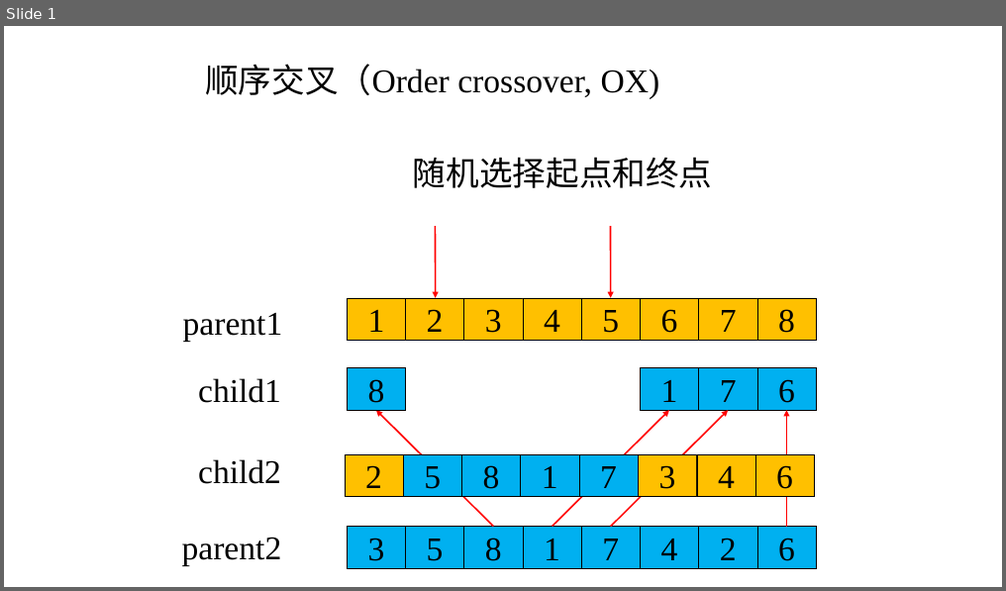
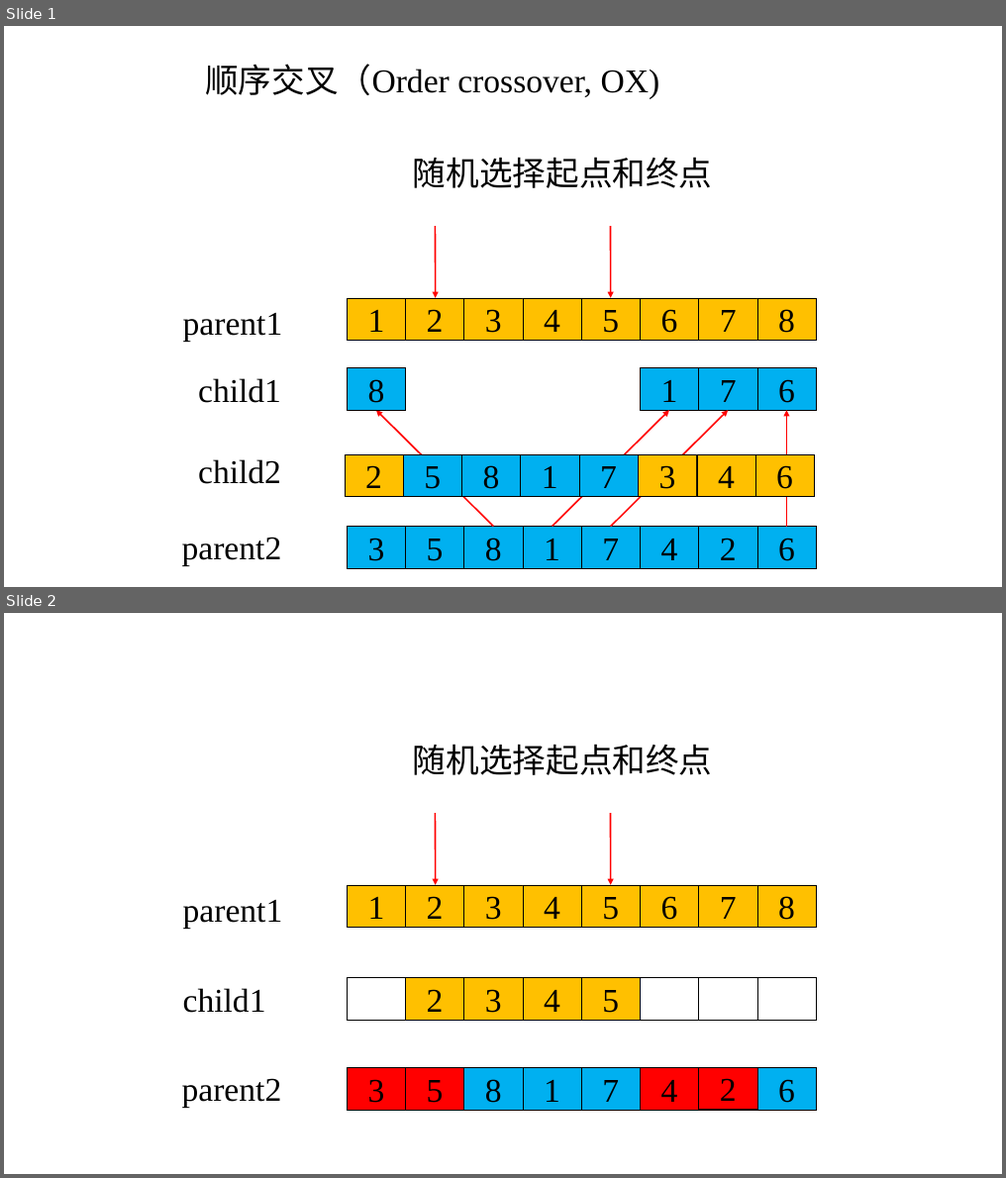
Before and after one commit to hanbaoan123/intelligent_optimization, a slide deck: 进化算法/交叉/顺序交叉.pptx. Shown one above the other, each under a label of ours: slide 1 before the commit, slides 1 and 2 after it. The pictures are 1006x591 and 1006x1178 pixels, drawn with LibreOffice and Linux fonts; fonts in the diff are those of the drawing. Boxes give left, top, right and bottom in pixels: in the first picture for what was removed or moved away, otherwise in the second. Text is boxed around its words. In the diff, an @@ line names an element or a change of style, - is before the commit and + after.

```diff
--- a/进化算法/交叉/顺序交叉.pptx
+++ b/进化算法/交叉/顺序交叉.pptx
@@ slide 2 added at box(4, 613, 1002, 1174), background #CCE8CF @@
@@ text added at box(413, 744, 712, 775), 32 pt, text #000000 @@
+随机选择起点和终点
@@ arrow added from (436, 813) to (436, 885), #FF0000 1.5 pt @@
@@ arrow added from (611, 813) to (611, 885), #FF0000 1.5 pt @@
@@ text added at box(183, 900, 283, 928), 32 pt, text #000000 @@
+parent1
@@ rectangle added at box(347, 885, 405, 928), fill #FFC000, outline #000000 0.5 pt, 32 pt, text #000000 @@
+1
@@ rectangle added at box(405, 885, 463, 928), fill #FFC000, outline #000000 0.5 pt, 32 pt, text #000000 @@
+2
@@ rectangle added at box(464, 885, 523, 928), fill #FFC000, outline #000000 0.5 pt, 32 pt, text #000000 @@
+3
@@ rectangle added at box(523, 885, 581, 928), fill #FFC000, outline #000000 0.5 pt, 32 pt, text #000000 @@
+4
@@ rectangle added at box(581, 885, 640, 928), fill #FFC000, outline #000000 0.5 pt, 32 pt, text #000000 @@
+5
@@ rectangle added at box(641, 885, 699, 928), fill #FFC000, outline #000000 0.5 pt, 32 pt, text #000000 @@
+6
@@ rectangle added at box(699, 885, 757, 928), fill #FFC000, outline #000000 0.5 pt, 32 pt, text #000000 @@
+7
@@ rectangle added at box(757, 885, 816, 928), fill #FFC000, outline #000000 0.5 pt, 32 pt, text #000000 @@
+8
@@ text added at box(183, 988, 266, 1013), 32 pt, text #000000 @@
+child1
@@ rectangle added at box(347, 978, 405, 1020), outline #000000 0.5 pt @@
@@ rectangle added at box(405, 978, 463, 1020), fill #FFC000, outline #000000 0.5 pt, 32 pt, text #000000 @@
+2
@@ rectangle added at box(464, 978, 523, 1020), fill #FFC000, outline #000000 0.5 pt, 32 pt, text #000000 @@
+3
@@ rectangle added at box(523, 978, 581, 1020), fill #FFC000, outline #000000 0.5 pt, 32 pt, text #000000 @@
+4
@@ rectangle added at box(581, 978, 640, 1020), fill #FFC000, outline #000000 0.5 pt, 32 pt, text #000000 @@
+5
@@ rectangle added at box(641, 978, 699, 1020), outline #000000 0.5 pt @@
@@ rectangle added at box(699, 978, 757, 1020), outline #000000 0.5 pt @@
@@ rectangle added at box(757, 978, 816, 1020), outline #000000 0.5 pt @@
@@ text added at box(182, 1078, 282, 1107), 32 pt, text #000000 @@
+parent2
@@ rectangle added at box(347, 1068, 405, 1110), fill #FF0000, outline #000000 0.5 pt, 32 pt, text #000000 @@
+3
@@ rectangle added at box(405, 1068, 463, 1110), fill #FF0000, outline #000000 0.5 pt, 32 pt, text #000000 @@
+5
@@ rectangle added at box(464, 1068, 523, 1110), fill #00B0F0, outline #000000 0.5 pt, 32 pt, text #000000 @@
+8
@@ rectangle added at box(523, 1068, 581, 1110), fill #00B0F0, outline #000000 0.5 pt, 32 pt, text #000000 @@
+1
@@ rectangle added at box(581, 1068, 640, 1110), fill #00B0F0, outline #000000 0.5 pt, 32 pt, text #000000 @@
+7
@@ rectangle added at box(641, 1068, 699, 1110), fill #FF0000, outline #000000 0.5 pt, 32 pt, text #000000 @@
+4
@@ rectangle added at box(699, 1068, 757, 1110), fill #00B0F0, outline #000000 0.5 pt, 32 pt, text #000000 @@
+2
@@ rectangle added at box(699, 1067, 757, 1109), fill #FF0000, outline #000000 0.5 pt, 32 pt, text #000000 @@
+2
@@ rectangle added at box(757, 1068, 816, 1110), fill #00B0F0, outline #000000 0.5 pt, 32 pt, text #000000 @@
+6
```
Also in this commit, not shown: 29 other files.
